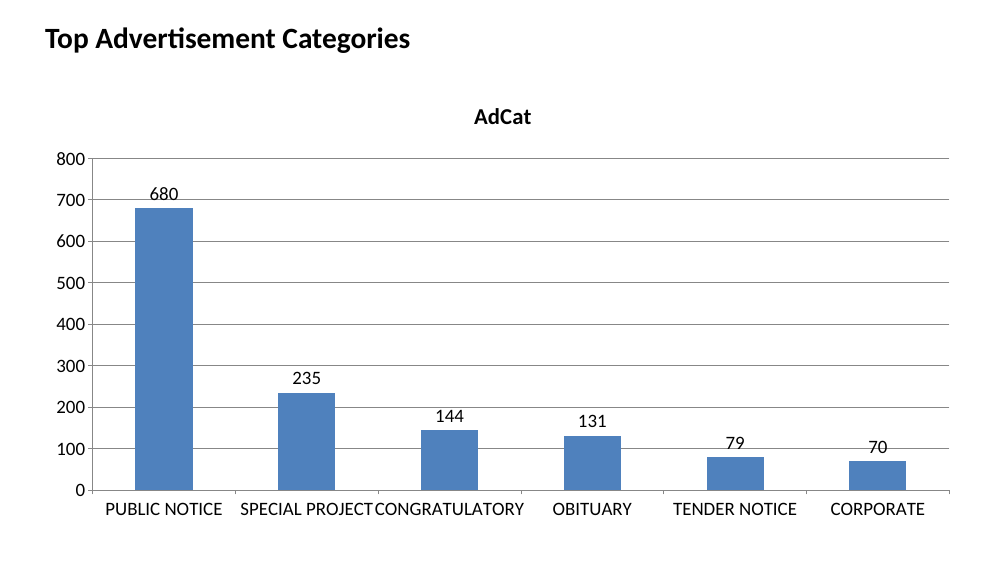
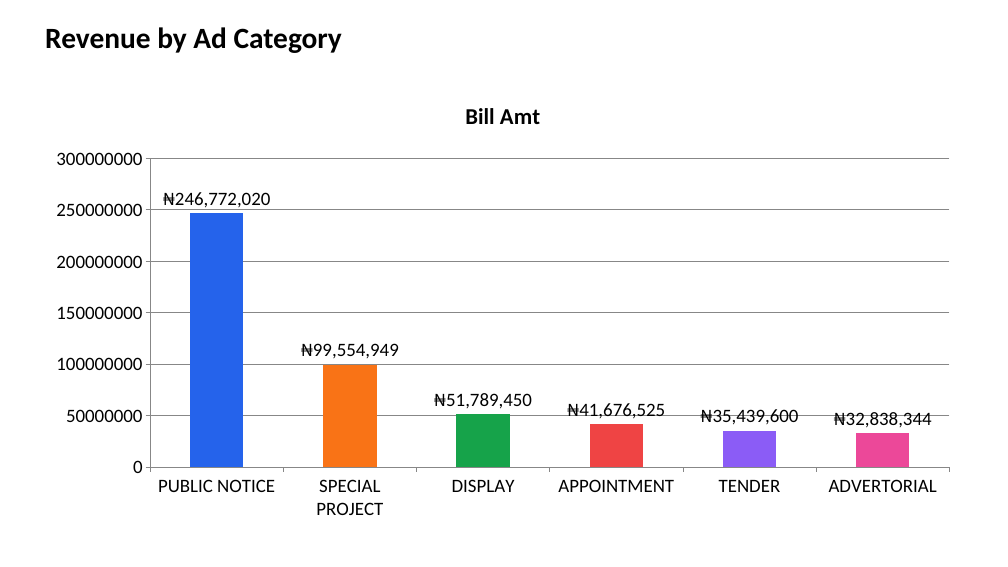
Before and after one commit to Legitbosz/AI-Data-Agent, a slide deck: slide 5 of report.pptx (slide 6 before the commit). Drawn at 1008x567 pixels with LibreOffice and Linux fonts; fonts in the diff are those of the drawing. Boxes give left, top, right and bottom in pixels: in the first picture for what was removed or moved away, otherwise in the second. Text is boxed around its words. In the diff, an @@ line names an element or a change of style, - is before the commit and + after.

```diff
--- a/report.pptx
+++ b/report.pptx
@@ text at bbox=[45, 27, 342, 53]: text changed @@
-Top Advertisement Categories
+Revenue by Ad Category
@@ column chart at bbox=[38, 83, 968, 529] @@
@@ title "AdCat" to "Bill Amt" @@
-categories: PUBLIC NOTICE, SPECIAL PROJECT, CONGRATULATORY, OBITUARY, TENDER NOTICE, CORPORATE
+categories: PUBLIC NOTICE, SPECIAL PROJECT, DISPLAY, APPOINTMENT, TENDER, ADVERTORIAL
-AdCat: 680, 235, 144, 131, 79, 70
+Bill Amt: 246772020, 99554949, 51789450, 41676525, 35439600, 32838344
@@ data labels of Bill Amt changed @@
@@ colours of single points changed @@
```
Also in this commit, not shown: 5 other slides changed, 1 slide added, 1 slide removed, 8 other files.
